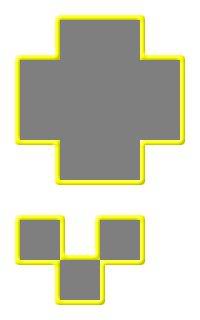
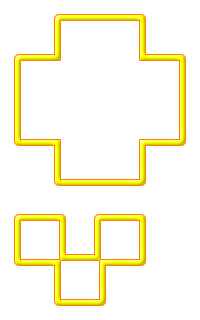
Layer changes from the first w=200, h=320 image to the second:
"Фигура 2": opacity 50% → 30%, painted on it over <box>20,20,180,300</box>
